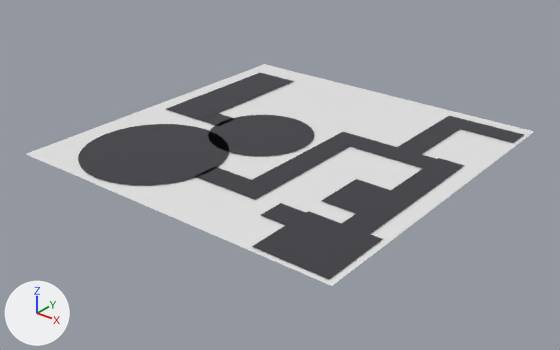
The glTF model assets/environments/tutorial/area_0002.glb, before and after one commit.
Rendered twice from a 50 mm camera at (121.4, -155.4, 85.5) aimed at (1.0, -4.9, -7.8). Every picture has the same lights, and +X, +Y and +Z are marked at lower left. The older version comes first. Where no turn or scale is listed for an object, it has been applied to the vertices.
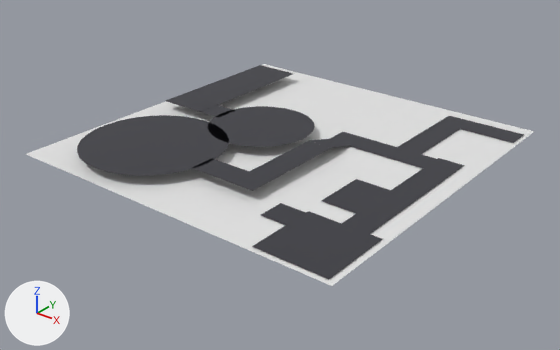
Commit message: fix(MOD-71): env_init.rs have now the function to sort the areas by numeric id in name.

Changed parts and their boxes [x1, y1, x2, y2] in the pictures (560 x 350 px):
'Circle.001', moved: before [78, 124, 229, 185]; after [77, 115, 229, 176]
'Circle.002', moved: before [208, 115, 314, 156]; after [208, 106, 315, 147]
'Plane.011', mesh moved: before [167, 73, 294, 120]; after [165, 65, 293, 112]
'Plane.008', reshaped (16% narrower, 16% shorter): before [252, 140, 350, 188]; after [248, 141, 330, 181]
'Plane.009', mesh moved: before [194, 167, 275, 199]; after [192, 159, 271, 191]
'Plane.010', mesh moved: before [201, 113, 233, 126]; after [200, 105, 233, 117]
'Plane.012', added: after [309, 139, 350, 148]

Diff of the bpy script that builds the scene:
```diff
--- a/assets/environments/tutorial/area_0002.glb.py
+++ b/assets/environments/tutorial/area_0002.glb.py
@@ mat_material_018 @@
+mat_material_018 = principled_material('Material.018')
+mat_material_018.base_color = (0.0395, 0.0395, 0.0497)  # dark grey #38383f
@@ me_plane_011 @@
 # used by ob_plane_008; location = (0.0, 0.0, 0.0)
-me_plane_011.from_pydata(...)  # 4 vertices, 2 faces; spans x 7.7..15.2, y -24.7..8.1, z 0.2
-me_plane_011.vertices[0].co = (7.7, -24.7, 0.2)  # pixel (251, 180)
-me_plane_011.vertices[1].co = (15.2, -24.7, 0.2)  # pixel (274, 188)
-me_plane_011.vertices[2].co = (7.7, 8.1, 0.2)  # pixel (328, 139)
-me_plane_011.vertices[3].co = (15.2, 8.1, 0.2)  # pixel (350, 146)
+me_plane_011.from_pydata(...)  # 4 vertices, 2 faces; spans x 7.7..15.2, y -26.0..-1.1, z 2.9
+# me_plane_011 part 1
+me_plane_011.vertices[0].co = (7.7, -26.0, 2.9)  # pixel (247, 172)
+me_plane_011.vertices[1].co = (15.2, -26.0, 2.9)  # pixel (271, 180)
+me_plane_011.vertices[2].co = (7.7, -1.1, 2.9)  # pixel (308, 140)
+me_plane_011.vertices[3].co = (15.2, -1.1, 2.9)  # pixel (331, 147)
 me_plane_011.materials.append(mat_material_011)
@@ me_plane_012 @@
 # used by ob_plane_009; location = (0.0, 0.0, 0.0)
-me_plane_012.from_pydata(...)  # 4 vertices, 2 faces; spans x -4.8..15.2, y -32.0..-24.5, z 0.2
+me_plane_012.from_pydata(...)  # 4 vertices, 2 faces; spans x -4.8..15.2, y -32.9..-25.4, z 2.9
+# me_plane_012 part 2: the whole mesh is moved by (0.0, -0.9, 2.7)
 me_plane_012.materials.append(mat_material_012)
@@ me_circle_001 @@
 # used by ob_circle_001; location = (0.0, 0.0, 0.0)
-me_circle_001.from_pydata(...)  # 32 vertices, 30 faces; spans x -43.6..-3.6, y -47.9..-7.9, z 0.2
+me_circle_001.from_pydata(...)  # 32 vertices, 30 faces; spans x -43.6..-3.6, y -47.9..-7.9, z 2.9
+# me_circle_001 part 3: the whole mesh is moved by (0.0, 0.0, 2.7)
 me_circle_001.materials.append(mat_material_014)
@@ me_circle_002 @@
 # used by ob_circle_002; location = (0.0, 0.0, 0.0)
-me_circle_002.from_pydata(...)  # 32 vertices, 30 faces; spans x -24.2..5.8, y -15.6..14.4, z 0.2
+me_circle_002.from_pydata(...)  # 32 vertices, 30 faces; spans x -24.2..5.8, y -15.6..14.4, z 2.9
+# me_circle_002 part 4: the whole mesh is moved by (0.0, 0.0, 2.7)
 me_circle_002.materials.append(mat_material_015)
@@ me_plane_013 @@
 # used by ob_plane_010; location = (0.0, 0.0, 0.0)
-me_plane_013.from_pydata(...)  # 4 vertices, 2 faces; spans x -30.06..-22.56, y -3.79..3.71, z 0.25
+me_plane_013.from_pydata(...)  # 4 vertices, 2 faces; spans x -30.06..-22.56, y -3.79..3.71, z 2.9
+# me_plane_013 part 5: the whole mesh is moved by (0.0, 0.0, 2.65)
 me_plane_013.materials.append(mat_material_016)
@@ me_plane_014 @@
 # used by ob_plane_011; location = (0.0, 0.0, 0.0)
-me_plane_014.from_pydata(...)  # 4 vertices, 2 faces; spans x -44.7..-29.7, y -3.8..41.2, z 0.2
+me_plane_014.from_pydata(...)  # 4 vertices, 2 faces; spans x -44.7..-29.7, y -3.8..41.2, z 2.9
+# me_plane_014 part 6: the whole mesh is moved by (0.0, 0.0, 2.7)
 me_plane_014.materials.append(mat_material_017)
@@ me_plane_001 @@
+me_plane_001.from_pydata(...)  # 64 vertices, 48 faces; spans x 7.67..15.17, y -1.1..7.9, z 0.25..2.91
+me_plane_001.materials.append(mat_material_018)  # dark grey #38383f
@@ ob_plane_012 @@
+ob_plane_012 = bpy.data.objects.new('Plane.012', me_plane_001)
+ob_plane_012.location = (0.0, 0.0, 0.0)
```
